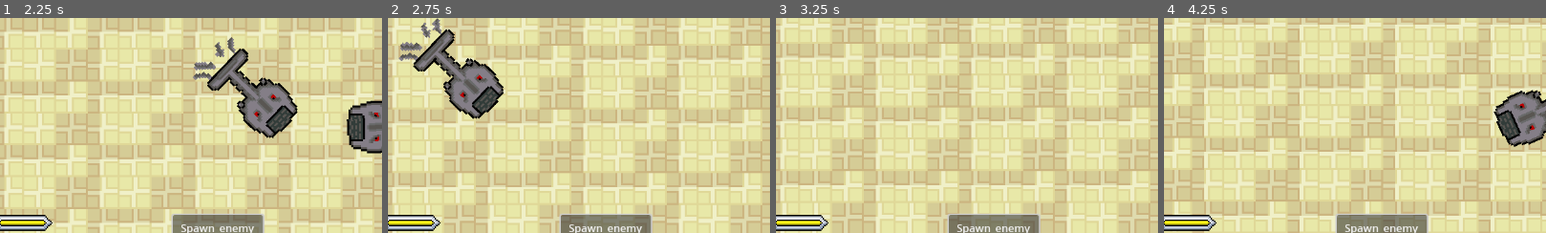
Above: before the commit, frames 1-4 (left to right).
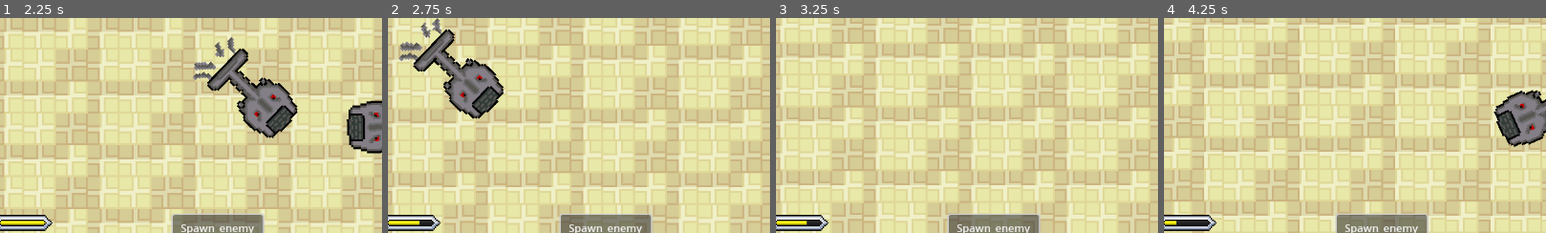
Above: after the commit, the same moments.

Repository: MikaYusub/AntGame
Game: Godot game, scene res://Scenes/Level/MainMenu.tscn
Same seed, same stepped clock (60 frames per second), same inputs: the game is played once before the commit and once after it.
Inputs:
- Up to frame 1 (2.25 s): click "PLAY" at 0.5 s; click "Spawn_enemy" at 1.25 s; hold Up (up) from 2.03 s (still down); hold Shift (sprint) from 2.03 s (still down)
- Up to frame 2 (2.75 s): keep holding Up (up); keep holding Shift (sprint)
- Up to frame 3 (3.25 s): keep holding Up (up); release Shift (sprint) at 2.78 s; tap Shift (sprint) at 2.85 s
- Up to frame 4 (4.25 s): release Up (up) at 3.53 s; hold A (left) from 3.53 s (still down); hold Shift (sprint) from 3.53 s (still down)
The pictures show only the part of the screen within x 1-51%, y 46-96%; the shares and areas given below are measured in that part.

Frame 1 is identical in both runs. In frame 2, less than 0.1% of the frame differs, in the area x 8-12%, y 94-97%; in frame 3, less than 0.1%; in frame 4, 0.2%, in the area x 3-12%, y 94-97%.

Commit message:
Add vacuum cleaner sound effect

Diff:
--- a/Scenes/Enemy/enemy.tscn
+++ b/Scenes/Enemy/enemy.tscn
@@ -1,8 +1,9 @@
-[gd_scene load_steps=31 format=3 uid="uid://l3bexadbu8gp"]
+[gd_scene load_steps=32 format=3 uid="uid://l3bexadbu8gp"]
 
 [ext_resource type="Script" path="res://Scenes/Enemy/enemy.gd" id="1_bq5pd"]
 [ext_resource type="Texture2D" uid="uid://d1rwu2s1ao0if" path="res://Assets/Enemy/vacuum_cleaner.png" id="2_krls7"]
 [ext_resource type="Texture2D" uid="uid://cop8h447theas" path="res://Assets/Enemy/lapisos.png" id="3_oerm5"]
+[ext_resource type="AudioStream" uid="uid://bnc8kwherk1we" path="res://Assets/Enemy/vacuum_cleaner.mp3" id="4_kbvmh"]
 
 [sub_resource type="AtlasTexture" id="AtlasTexture_ix14y"]
 atlas = ExtResource("2_krls7")
@@ -211,4 +212,8 @@
 position = Vector2(0, 16)
 shape = SubResource("RectangleShape2D_bp5rk")
 
+[node name="Audio" type="AudioStreamPlayer2D" parent="."]
+stream = ExtResource("4_kbvmh")
+autoplay = true
+
 [connection signal="body_entered" from="Area2D" to="." method="_on_area_2d_body_entered"]
--- a/Scenes/Player/Player.gd
+++ b/Scenes/Player/Player.gd
@@ -97,7 +97,8 @@
 		stamina -= 1
 	else:
 		run_speed = 1
-		stamina += 1
+		if stamina < max_stamina:
+			stamina += 1
 
 	Signals.emit_signal("player_stamina_changed", stamina)
 
Not shown, added: Assets/Enemy/vacuum_cleaner.mp3.import
Not shown, added: Assets/Enemy/vacuum_cleaner.mp3
Not shown, changed: notes.md
